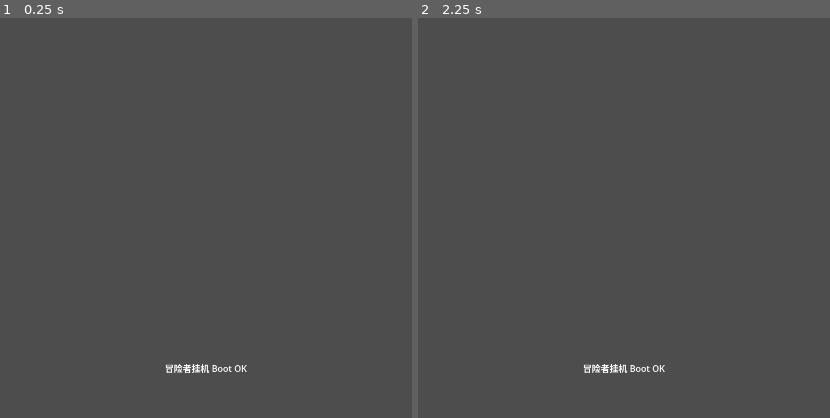
Above: before the commit, frames 1-2 (left to right).
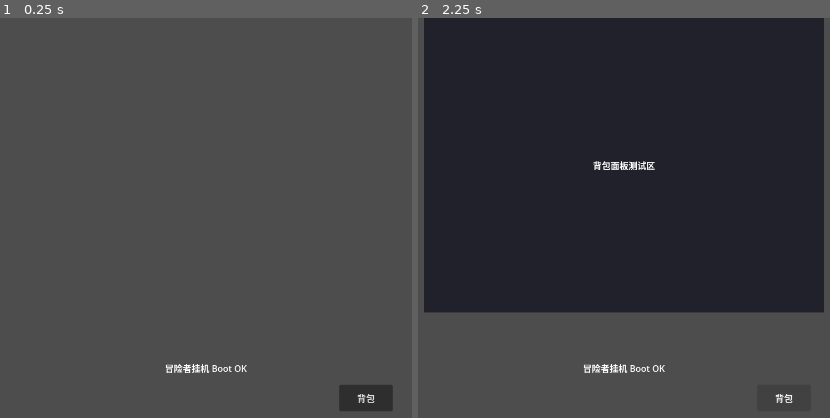
Above: after the commit, the same moments.

Repository: xiaowei2016/roguefall
Game: Godot game, scene res://scenes/main.tscn
Same seed, same stepped clock (60 frames per second), same inputs: the game is played once before the commit and once after it.
Inputs (mouse positions are in pixels of both pictures, inside the frame that each line leads up to):
- Up to frame 1 (0.25 s): no input
- Up to frame 2 (2.25 s): click (784, 398) at 0.5 s, where only the run after the commit has a clickable "背包"; click (784, 398) at 1.25 s, where only the run after the commit has a clickable "背包"; click (784, 398) at 2 s, where only the run after the commit has a clickable "背包"

The runs differ from the first frame. In frame 1, 0.8% of the frame differs, in the area x 82-96%, y 91-99%; in frame 2, 71%, in the area x 1-99%, y 0-97%.

Commit message:
add center panel dynamic passthrough probe

Diff:
--- a/scenes/main.tscn
+++ b/scenes/main.tscn
@@ -54,6 +54,7 @@
 mouse_filter = 0
 
 [node name="CenterDockHost" type="Control" parent="DockLayer" unique_id=1662898146]
+visible = false
 anchors_preset = 0
 anchor_left = 0.0
 anchor_top = 0.0
@@ -64,6 +65,24 @@
 offset_right = 1080.0
 offset_bottom = 530.0
 mouse_filter = 0
+
+[node name="CenterDebugPanel" type="ColorRect" parent="DockLayer/CenterDockHost"]
+layout_mode = 0
+anchors_preset = 15
+anchor_right = 1.0
+anchor_bottom = 1.0
+mouse_filter = 0
+color = Color(0.1, 0.1, 0.15, 0.85)
+
+[node name="DebugLabel" type="Label" parent="DockLayer/CenterDockHost/CenterDebugPanel"]
+layout_mode = 0
+anchors_preset = 15
+anchor_right = 1.0
+anchor_bottom = 1.0
+mouse_filter = 2
+text = "背包面板测试区"
+horizontal_alignment = 1
+vertical_alignment = 1
 
 [node name="RightDockHost" type="Control" parent="DockLayer" unique_id=296655247]
 anchors_preset = 0
@@ -104,3 +123,12 @@
 text = "冒险者挂机 Boot OK"
 horizontal_alignment = 1
 vertical_alignment = 1
+
+[node name="BagButton" type="Button" parent="BattleWidget"]
+layout_mode = 0
+offset_left = 600.0
+offset_top = 120.0
+offset_right = 696.0
+offset_bottom = 168.0
+mouse_filter = 0
+text = "背包"
--- a/scripts/input_region_manager.gd
+++ b/scripts/input_region_manager.gd
@@ -106,3 +106,50 @@
 	print("IRM PASSTHROUGH: polygon = %s" % poly)
 	DisplayServer.window_set_mouse_passthrough(poly)
 	print("IRM PASSTHROUGH: applied to window 0")
+
+
+# --------------------------------------------------
+# apply_center_battle_passthrough()
+# --------------------------------------------------
+# 双矩形穿透探针：CenterDockHost + BattleWidget 连续区域为鼠标接收区，
+# 其余窗口区域穿透到底层桌面。
+# polygon 连续矩形：(360,0)→(1080,0)→(1080,720)→(360,720)
+func apply_center_battle_passthrough() -> void:
+	var poly := PackedVector2Array()
+	poly.append(Vector2(360, 0))
+	poly.append(Vector2(1080, 0))
+	poly.append(Vector2(1080, 720))
+	poly.append(Vector2(360, 720))
+
+	print("IRM CENTER-BATTLE: polygon = %s" % poly)
+	DisplayServer.window_set_mouse_passthrough(poly)
+	print("IRM CENTER-BATTLE: applied to window 0")
+
+
+# --------------------------------------------------
+# apply_current_visible_passthrough()
+# --------------------------------------------------
+# 动态穿透探针：根据 CenterDockHost.visible 选择 polygon。
+#   BATTLE_ONLY: 背包关闭，仅 BattleWidget 接收鼠标
+#   CENTER_BATTLE: 背包打开，CenterDockHost + BattleWidget 接收鼠标
+func apply_current_visible_passthrough() -> void:
+	var center = get_node_or_null("../DockLayer/CenterDockHost") as Control
+	var poly := PackedVector2Array()
+
+	if center and center.visible:
+		# CENTER_BATTLE: (360,0)→(1080,0)→(1080,720)→(360,720)
+		poly.append(Vector2(360, 0))
+		poly.append(Vector2(1080, 0))
+		poly.append(Vector2(1080, 720))
+		poly.append(Vector2(360, 720))
+		print("IRM PASSTHROUGH: mode=CENTER_BATTLE polygon=%s" % poly)
+	else:
+		# BATTLE_ONLY: (360,540)→(1080,540)→(1080,720)→(360,720)
+		poly.append(Vector2(360, 540))
+		poly.append(Vector2(1080, 540))
+		poly.append(Vector2(1080, 720))
+		poly.append(Vector2(360, 720))
+		print("IRM PASSTHROUGH: mode=BATTLE_ONLY polygon=%s" % poly)
+
+	DisplayServer.window_set_mouse_passthrough(poly)
+	print("IRM PASSTHROUGH: applied to window 0")
--- a/scripts/main.gd
+++ b/scripts/main.gd
@@ -29,8 +29,10 @@
 	_print_dock_rects()
 	# 输入区域收集诊断（委托给 InputRegionManager 节点）
 	$InputRegionManager.collect_and_print()
-	# 单矩形穿透探针：仅 BattleWidget 接收鼠标
-	$InputRegionManager.apply_single_battle_widget_passthrough()
+	# 动态穿透探针：根据 CenterDockHost.visible 自适应
+	$InputRegionManager.apply_current_visible_passthrough()
+	# 背包按钮：点击切换 CenterDockHost 可见性
+	$BattleWidget/BagButton.pressed.connect(_on_bag_button_pressed)
 
 func _print_dock_rects() -> void:
 	var nodes = {
@@ -67,5 +69,20 @@
 #   - 定时掉落判定
 #   - 经验/金币自动增长
 #   - UI 实时刷新（血条/经验条/金币显示）
+# --------------------------------------------------
+# _on_bag_button_pressed() - 背包按钮点击回调
+# --------------------------------------------------
+# 切换 CenterDockHost 可见性，用于后续验证三栏打开与多区域穿透。
+func _on_bag_button_pressed() -> void:
+	var center = $DockLayer/CenterDockHost
+	center.visible = not center.visible
+	print("BagButton pressed, CenterDockHost visible = %s" % center.visible)
+	# 刷新 passthrough 区域
+	$InputRegionManager.apply_current_visible_passthrough()
+
+
+# --------------------------------------------------
+# _process(delta) - 每帧主循环
+# --------------------------------------------------
 func _process(_delta: float) -> void:
 	pass
